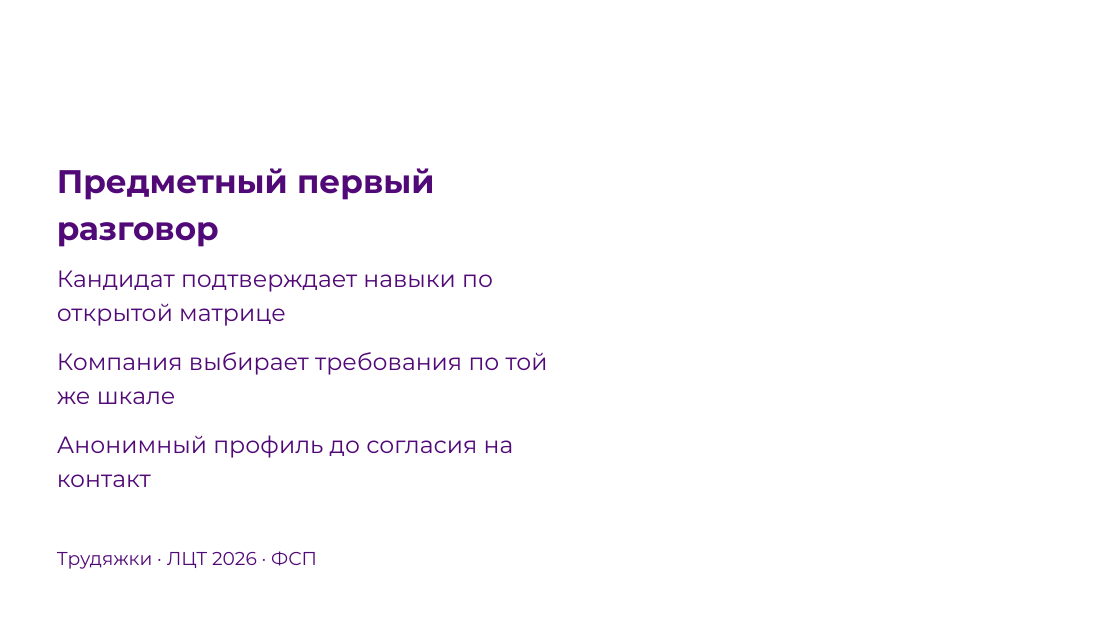
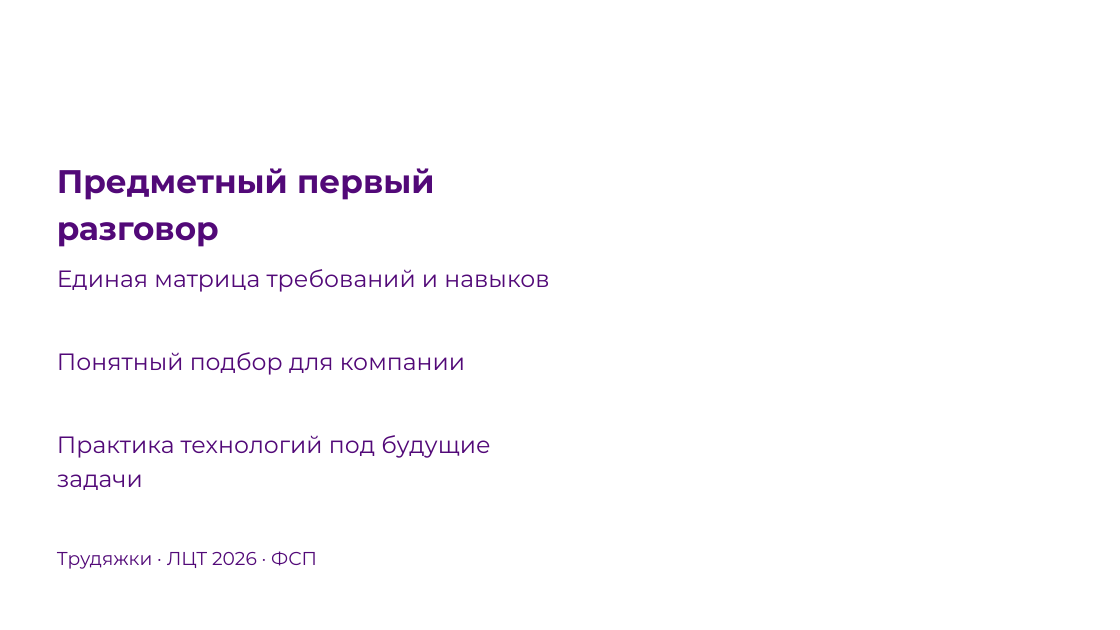
Before and after one commit to Headmast/FSP, a slide deck: slide 18 of doc/presentation/trudyazhki-fsp.pptx. Drawn at 1120x630 pixels with LibreOffice and Linux fonts; fonts in the diff are those of the drawing; background and template pictures are left out. Boxes give left, top, right and bottom in pixels: in the first picture for what was removed or moved away, otherwise in the second. Text is boxed around its words. In the diff, an @@ line names an element or a change of style, - is before the commit and + after.

```diff
--- a/doc/presentation/trudyazhki-fsp.pptx
+++ b/doc/presentation/trudyazhki-fsp.pptx
@@ text at (57,269,549,292): text changed @@
-Кандидат подтверждает навыки по открытой матрице
+Единая матрица требований и навыков
@@ text at (57,352,465,375): text changed @@
-Компания выбирает требования по той же шкале
+Понятный подбор для компании
@@ text at (57,435,490,490): text changed @@
-Анонимный профиль до согласия на контакт
+Практика технологий под будущие задачи
```
Also in this commit, not shown: 5 other slides changed, 2 slides added, 2 slides removed, 7 other files.
